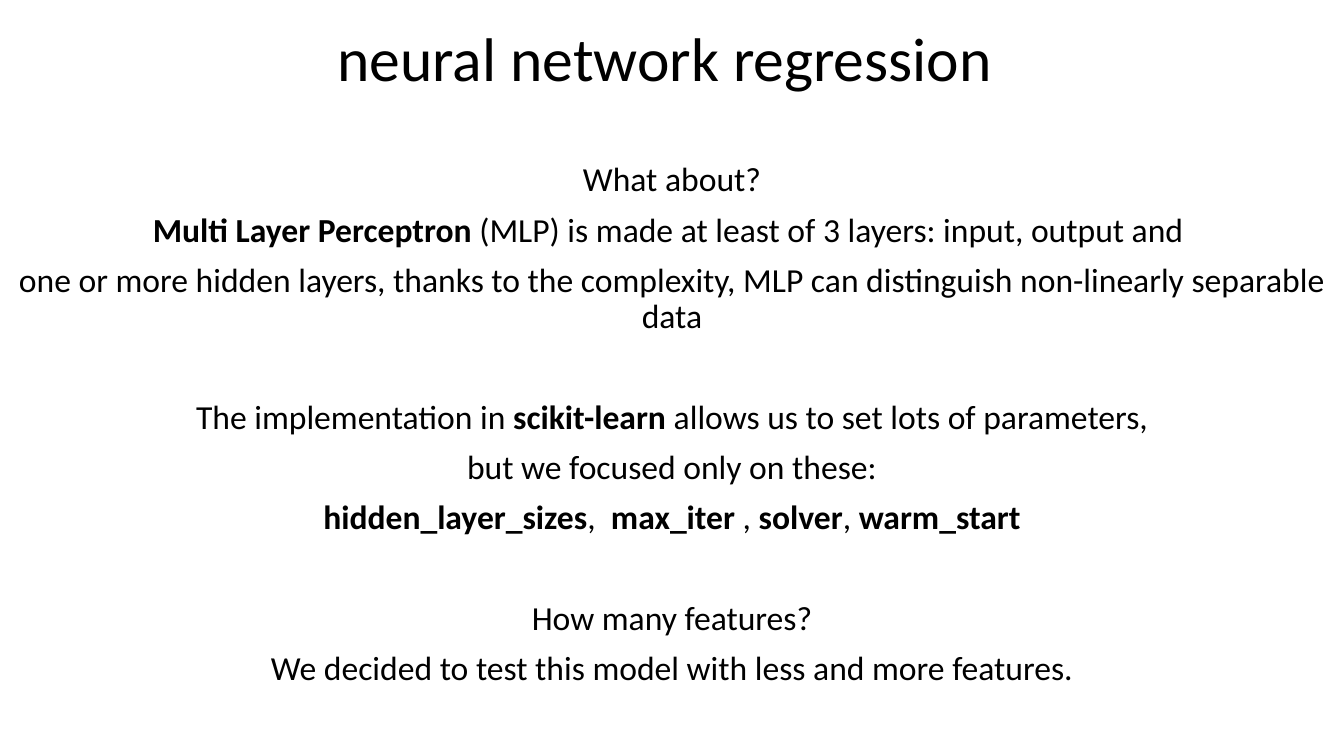
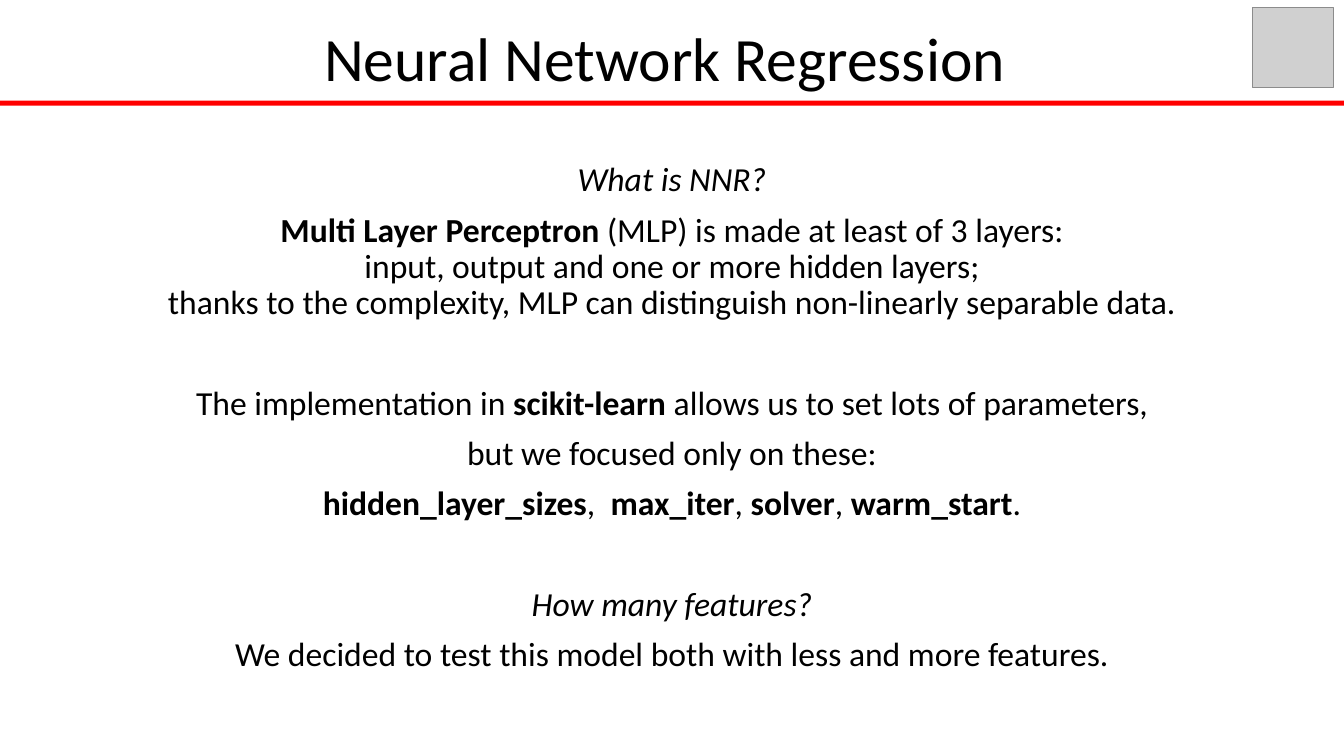
Before and after one commit to GiusTemp/kaggleunibo, a slide deck: slide 11 of slides/earthquakePrediction.pptx. Drawn at 1344x756 pixels with LibreOffice and Linux fonts; fonts in the diff are those of the drawing; grey boxes stand for pictures; background and template pictures are left out. Boxes give left, top, right and bottom in pixels: in the first picture for what was removed or moved away, otherwise in the second. Text is boxed around its words. In the diff, an @@ line names an element or a change of style, - is before the commit and + after.

```diff
--- a/slides/earthquakePrediction.pptx
+++ b/slides/earthquakePrediction.pptx
@@ picture added at [1253,7,1334,88] @@
@@ text at [324,38,1005,92]: text changed @@
-neural network regression
+Neural Network Regression
@@ rectangle added at [0,101,1344,106], fill #FF0000 @@
@@ text at [168,167,1176,320]: text changed @@
-What about?
-Multi Layer Perceptron (MLP) is made at least of 3 layers: input, output and
-one or more hidden layers, thanks to the complexity, MLP can distinguish non-linearly separable data
+What is NNR?
+Multi Layer Perceptron (MLP) is made at least of 3 layers:
+input, output and one or more hidden layers;
+thanks to the complexity, MLP can distinguish non-linearly separable data.
@@ text at [323,491,1021,521]: text changed @@
-hidden_layer_sizes, max_iter , solver, warm_start
+hidden_layer_sizes, max_iter, solver, warm_start.
@@ text at [532,593,812,622]: italic on in "How many features?" @@
@@ text at [235,642,1108,667]: text changed @@
-We decided to test this model with less and more features.
+We decided to test this model both with less and more features.
```
Also in this commit, not shown: 14 other slides changed.
